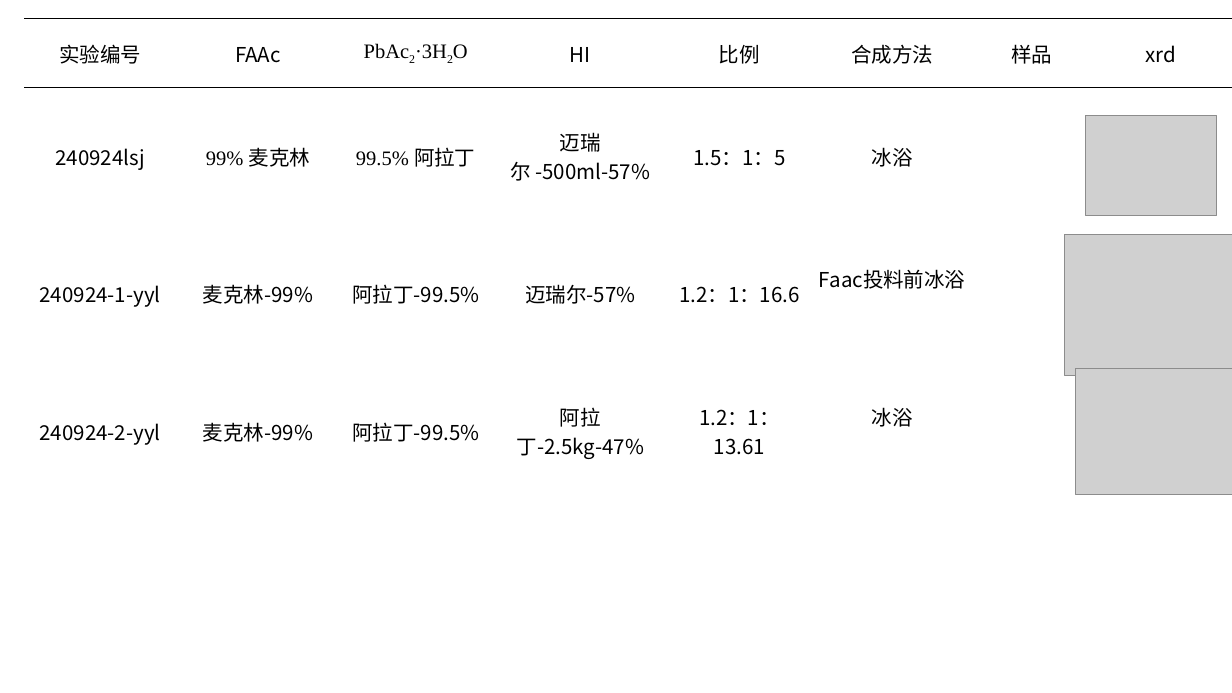
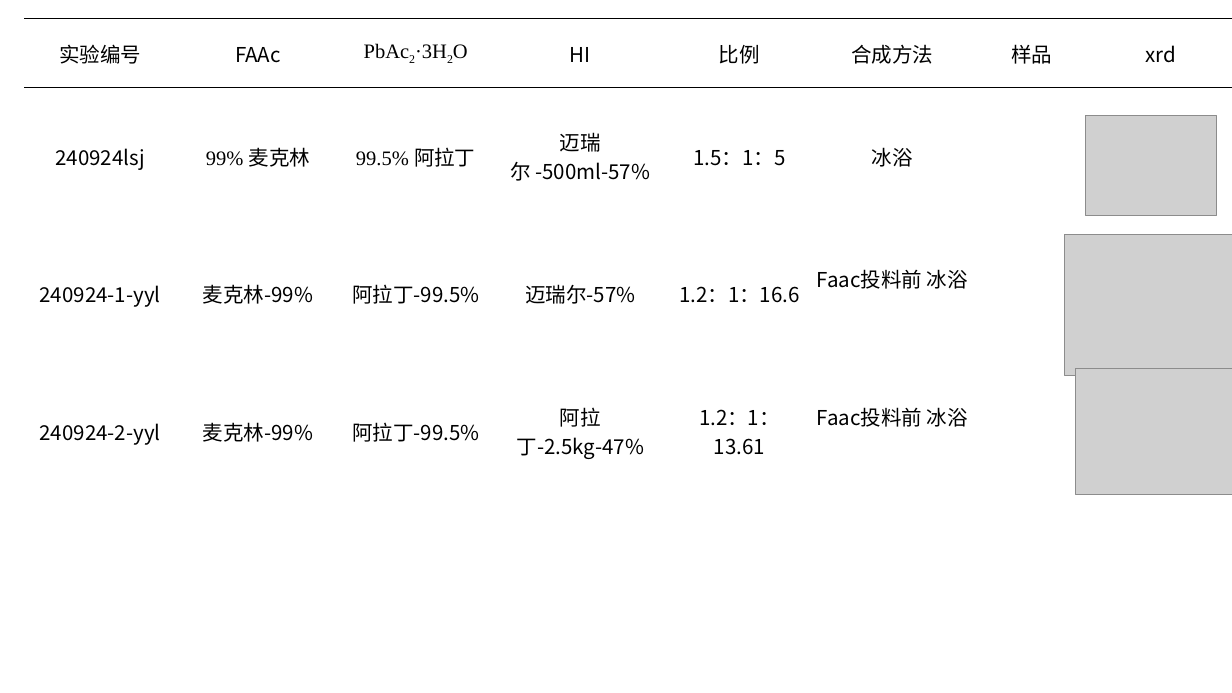
Before and after one commit to AlfredBowen/FAPbI3, a slide deck: slide 4 of FAPbI3合成汇总.pptx. Drawn at 1232x693 pixels with LibreOffice and Linux fonts; fonts in the diff are those of the drawing; grey boxes stand for pictures. Boxes give left, top, right and bottom in pixels: in the first picture for what was removed or moved away, otherwise in the second. Text is boxed around its words. In the diff, an @@ line names an element or a change of style, - is before the commit and + after.

Commit message:
test

```diff
--- a/FAPbI3合成汇总.pptx
+++ b/FAPbI3合成汇总.pptx
@@ table at (24, 18, 1232, 500) @@
-row 3, column 6: Faac投料前冰浴
+row 3, column 6: Faac投料前 冰浴
-row 4, column 6: 冰浴
+row 4, column 6: Faac投料前 冰浴
```
